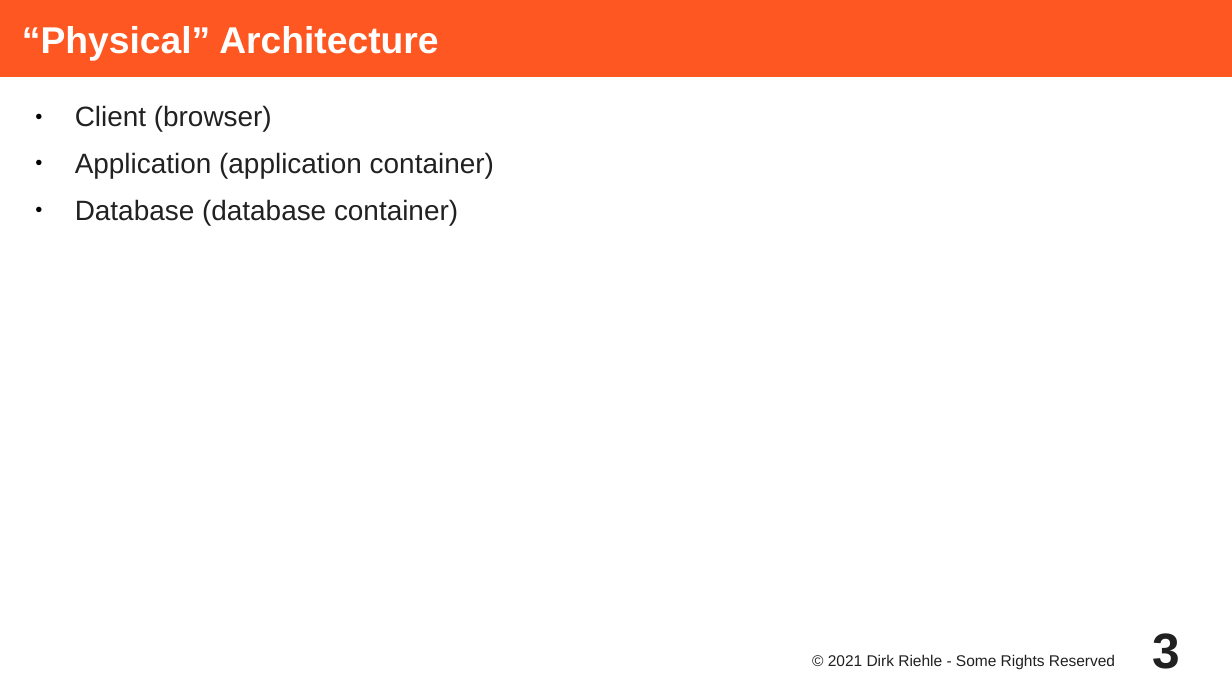
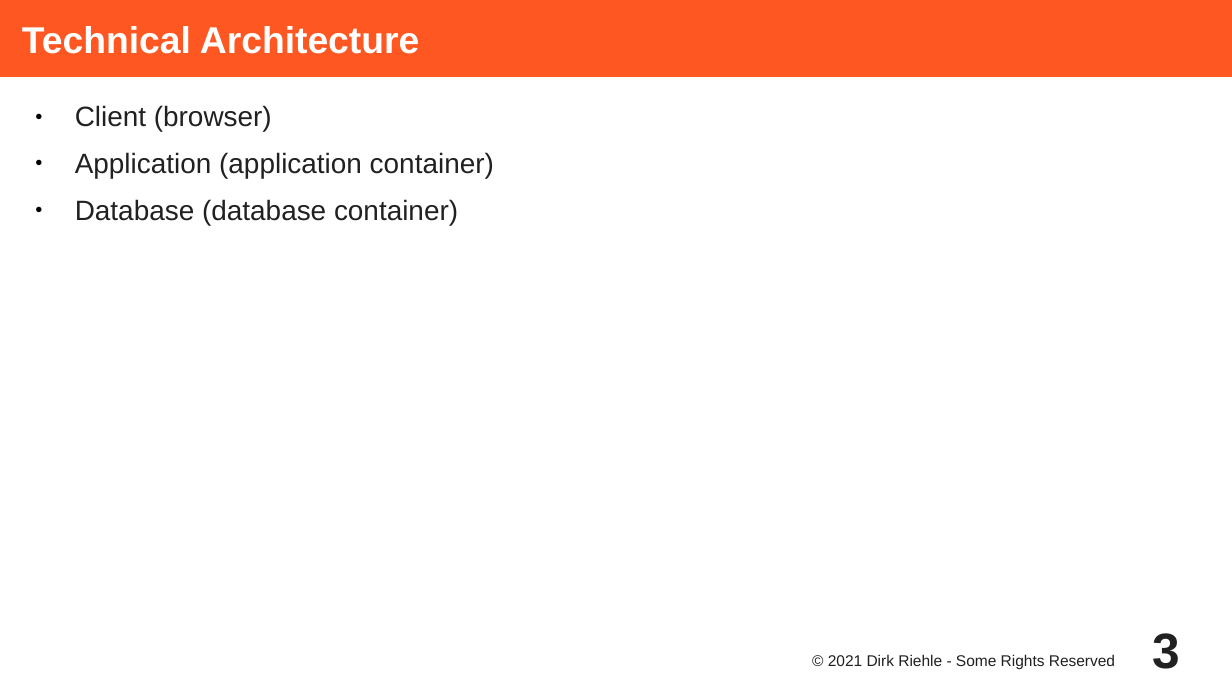
Before and after one commit to dirkriehle/adap-course, a slide deck: slide 3 of Lecture Slides/ADAP A03 - Wahlzeit Design.odp. Drawn at 1232x693 pixels with LibreOffice and Linux fonts; fonts in the diff are those of the drawing. Boxes give left, top, right and bottom in pixels: in the first picture for what was removed or moved away, otherwise in the second. Text is boxed around its words. In the diff, an @@ line names an element or a change of style, - is before the commit and + after.

```diff
--- a/Lecture Slides/ADAP A03 - Wahlzeit Design.odp
+++ b/Lecture Slides/ADAP A03 - Wahlzeit Design.odp
@@ title at (22, 26, 419, 54): text changed @@
-“Physical” Architecture
+Technical Architecture
```
Also in this commit, not shown: 2 other slides changed, 39 other files.
